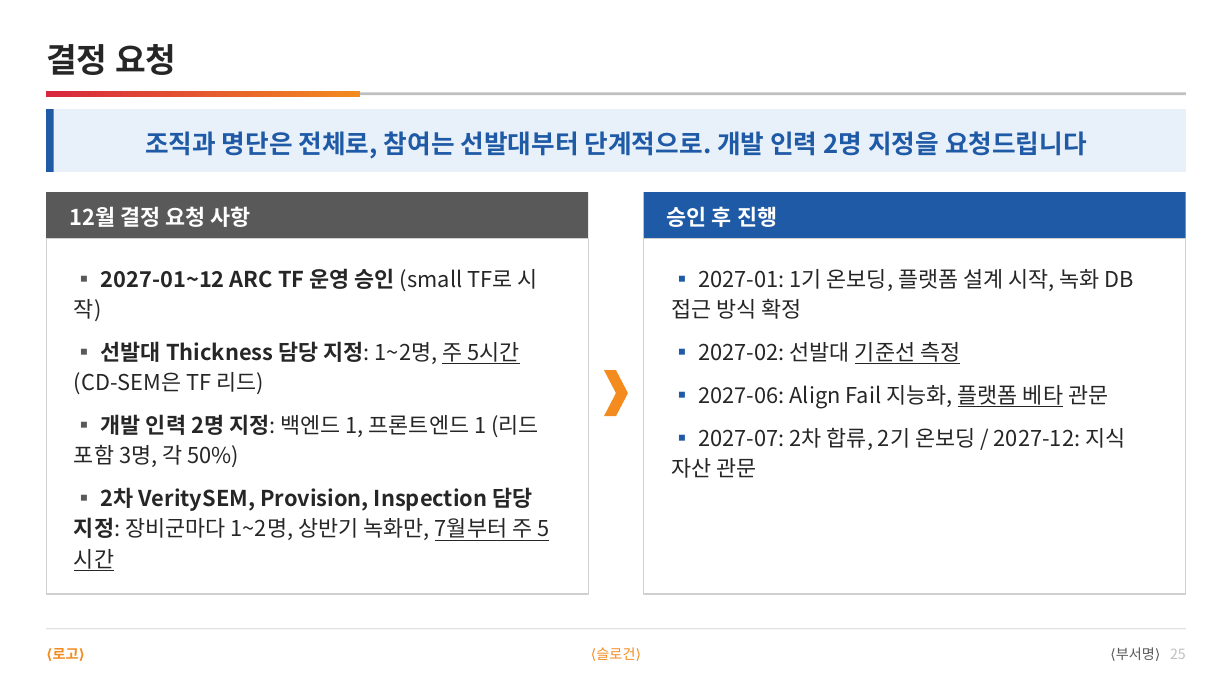
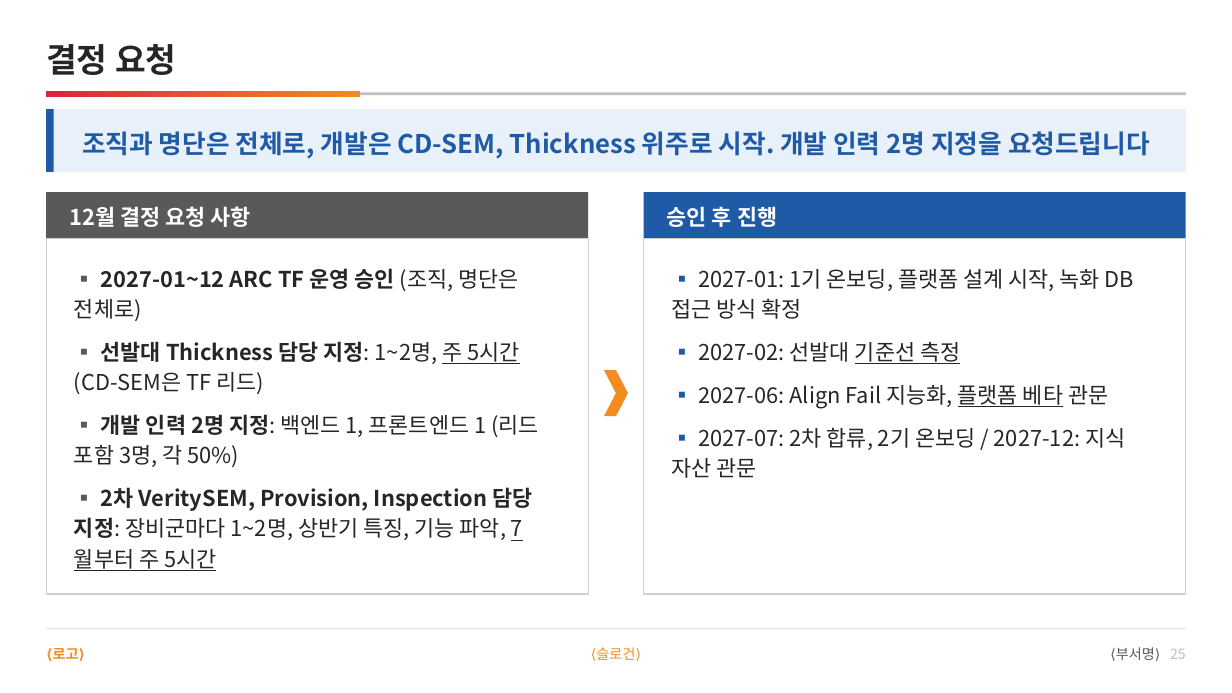
Before and after one commit to DarrenKoi/pm_notes, a slide deck: slide 25 of my-task/arc-tf/deliverables/arc-tf-team-full.pptx. Drawn at 1232x693 pixels with LibreOffice and Linux fonts; fonts in the diff are those of the drawing. Boxes give left, top, right and bottom in pixels: in the first picture for what was removed or moved away, otherwise in the second. Text is boxed around its words. In the diff, an @@ line names an element or a change of style, - is before the commit and + after.

```diff
--- a/my-task/arc-tf/deliverables/arc-tf-team-full.pptx
+++ b/my-task/arc-tf/deliverables/arc-tf-team-full.pptx
@@ text at (82,131,1150,159): text changed @@
-조직과 명단은 전체로, 참여는 선발대부터 단계적으로. 개발 인력 2명 지정을 요청드립니다
+조직과 명단은 전체로, 개발은 CD-SEM, Thickness 위주로 시작. 개발 인력 2명 지정을 요청드립니다
@@ text at (74,268,519,321): text changed @@
-▪ 2027-01~12 ARC TF 운영 승인 (small TF로 시작)
+▪ 2027-01~12 ARC TF 운영 승인 (조직, 명단은 전체로)
@@ text at (74,487,533,571): text changed @@
-▪ 2차 VeritySEM, Provision, Inspection 담당 지정: 장비군마다 1~2명, 상반기 녹화만, 7월부터 주 5시간
+▪ 2차 VeritySEM, Provision, Inspection 담당 지정: 장비군마다 1~2명, 상반기 특징, 기능 파악, 7월부터 주 5시간
```
Also in this commit, not shown: 5 other slides changed, 13 other files.
